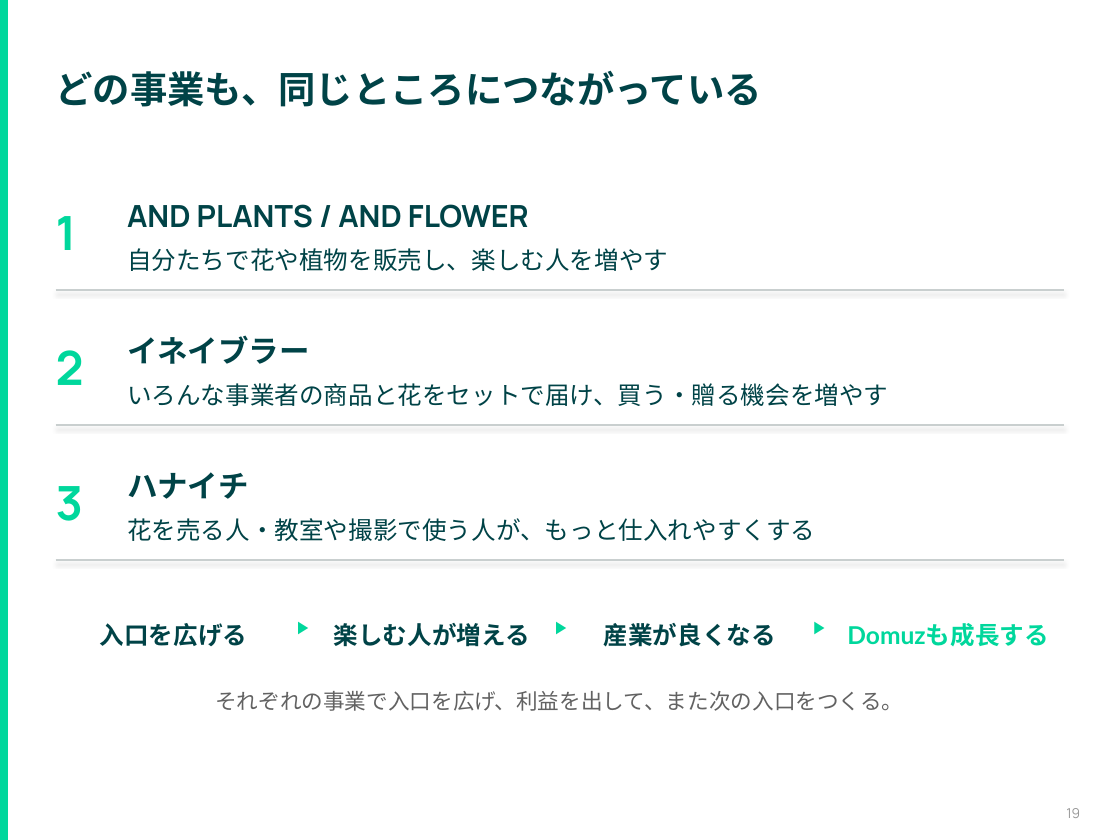
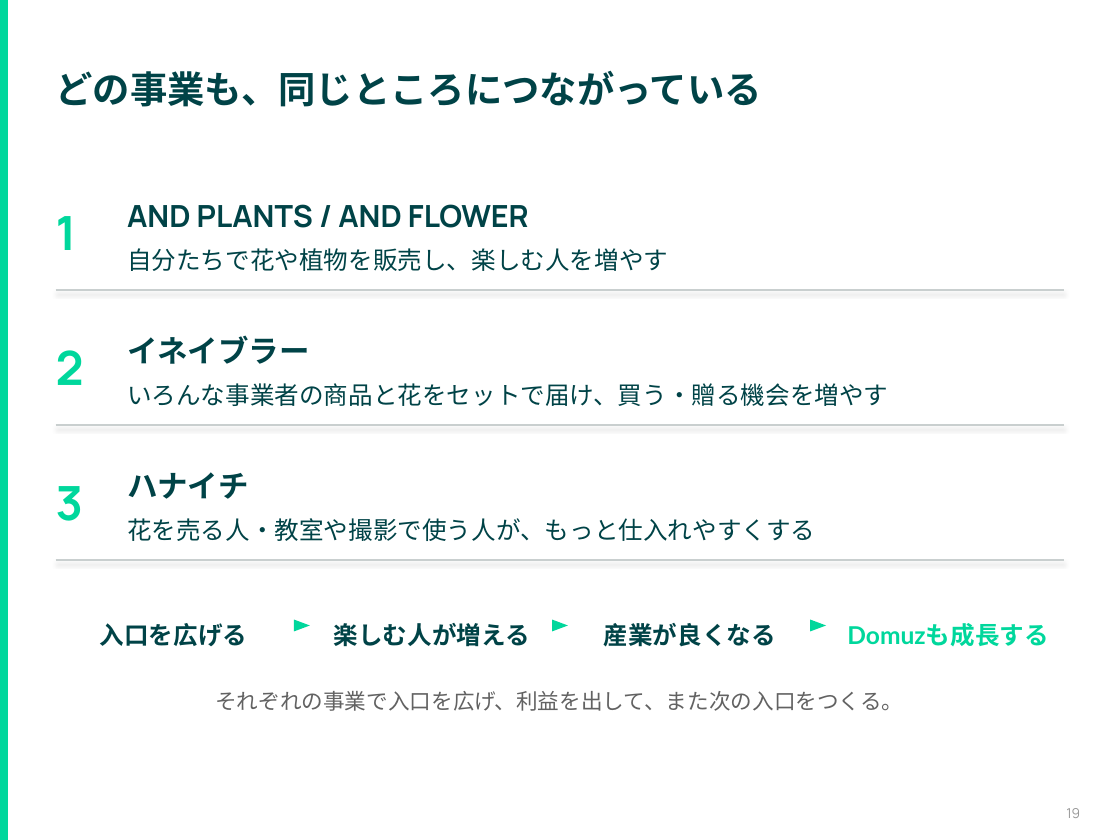
Before and after one commit to hiroki-tkg/material, a slide deck: slide 19 of retreat-2026-10/20261009_1day合宿_全社_第8期振り返りと第9期に向けて.pptx. Drawn at 1120x840 pixels with LibreOffice and Linux fonts; fonts in the diff are those of the drawing. Boxes give left, top, right and bottom in pixels: in the first picture for what was removed or moved away, otherwise in the second. Text is boxed around its words. In the diff, an @@ line names an element or a change of style, - is before the commit and + after.

```diff
--- a/retreat-2026-10/20261009_1day合宿_全社_第8期振り返りと第9期に向けて.pptx
+++ b/retreat-2026-10/20261009_1day合宿_全社_第8期振り返りと第9期に向けて.pptx
@@ text in triangle at [294, 619, 310, 631]: text removed @@
-▶
@@ fill none to #00D79C; rotation 0 to 90 degrees in 3 elements at [294, 619, 310, 631], [810, 619, 826, 631], [553, 619, 568, 631] @@
@@ text in triangle at [553, 619, 568, 631]: text removed @@
-▶
@@ text in triangle at [810, 619, 826, 631]: text removed @@
-▶
```
Also in this commit, not shown: 1 other slide changed, 2 other files.
